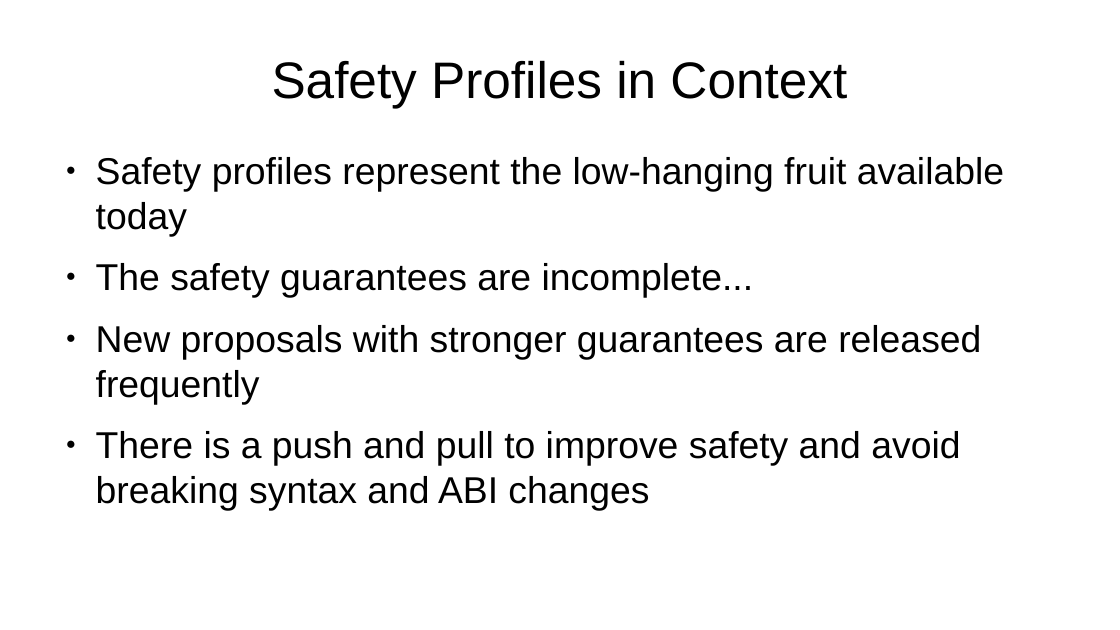
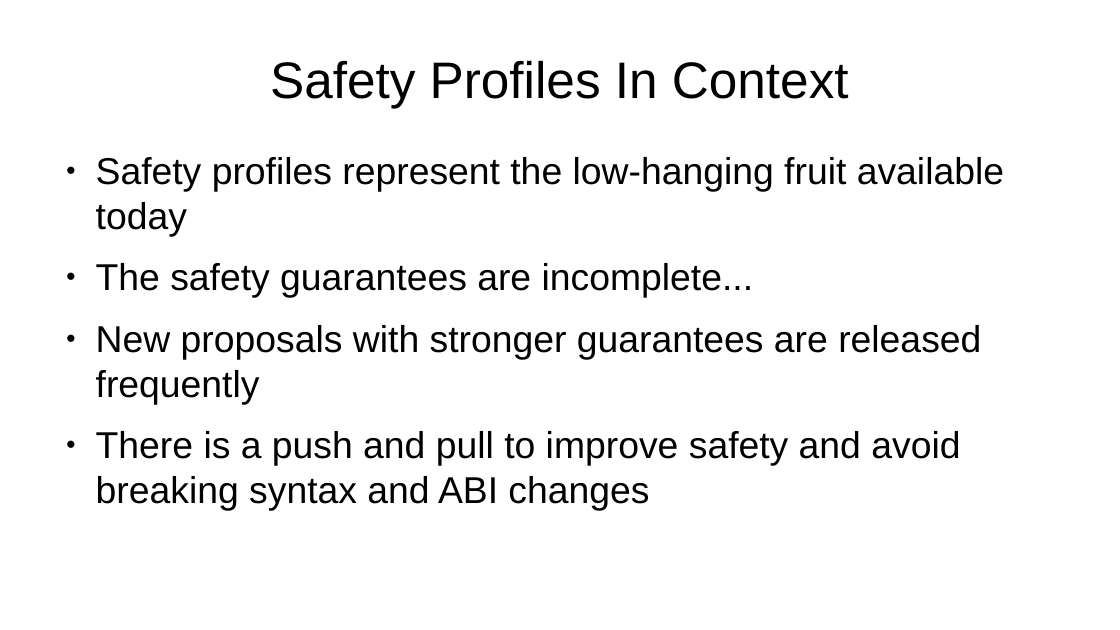
Before and after one commit to LongArmMcGee/cpp-safety, a slide deck: slide 39 of images/safe_cpp_graphics.pptx (slide 37 before the commit). Drawn at 1120x630 pixels with LibreOffice and Linux fonts; fonts in the diff are those of the drawing. Boxes give left, top, right and bottom in pixels: in the first picture for what was removed or moved away, otherwise in the second. Text is boxed around its words. In the diff, an @@ line names an element or a change of style, - is before the commit and + after.

```diff
--- a/images/safe_cpp_graphics.pptx
+++ b/images/safe_cpp_graphics.pptx
@@ title at [270,60,849,108]: text changed @@
-Safety Profiles in Context
+Safety Profiles In Context
```
Also in this commit, not shown: 11 other slides changed, 3 slides added, 1 slide removed, 1 other file.
